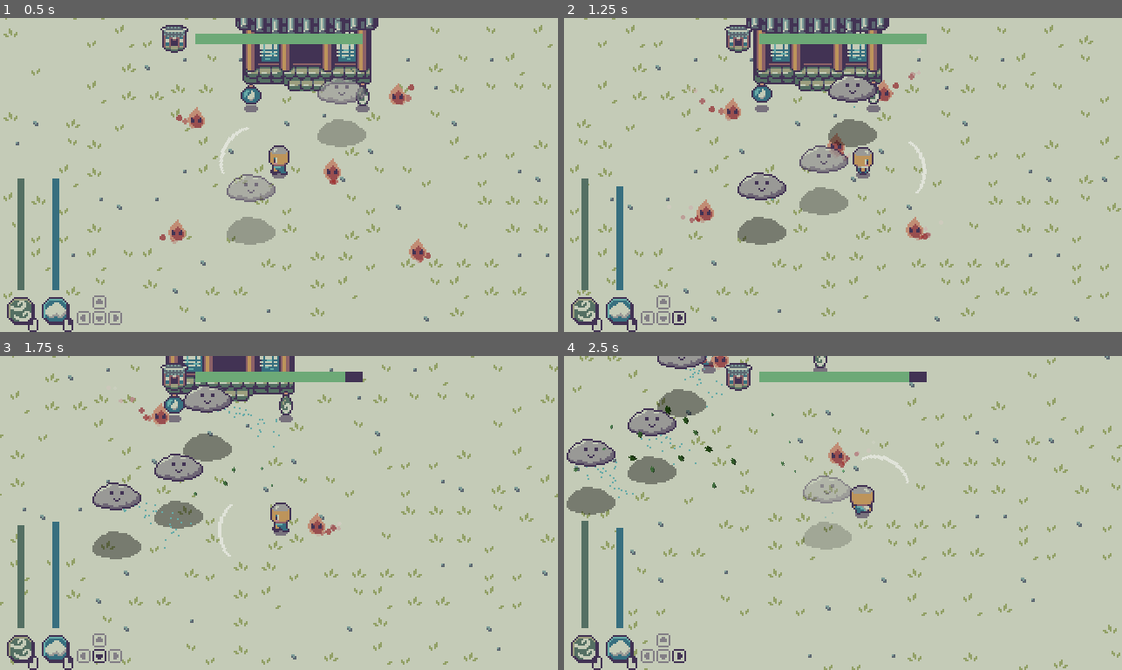
Above: before the commit, frames 1-4 (two rows, left to right).
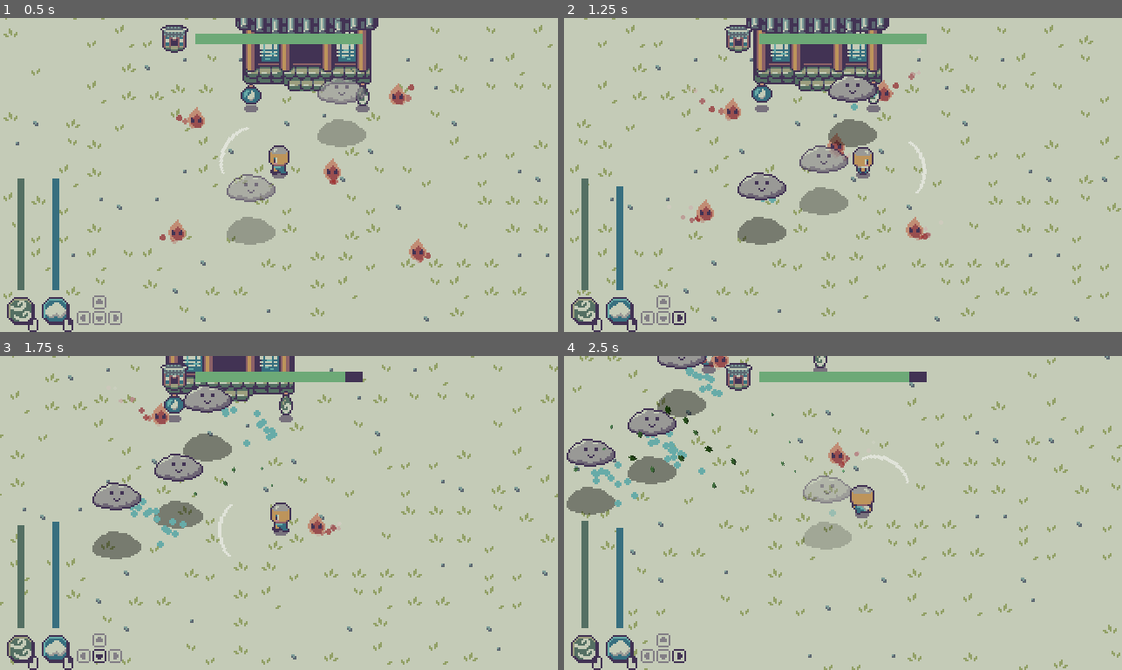
Above: after the commit, the same moments.

Repository: Boyquotes/cloud-keeper
Game: Godot game, scene res://Main.tscn
The game is run twice, just before and just after one commit, with the same random seed, the same clock (stepped at 60 frames per second) and the same inputs.
Inputs (mouse positions are in pixels of both pictures, inside the frame that each line leads up to):
- Up to frame 1 (0.5 s): no input
- Up to frame 2 (1.25 s): move the mouse to (965, 159) at 0.52 s; hold D (move_right) from 0.53 s (still down); tap Space (spawn_cloud) at 0.6 s
- Up to frame 3 (1.75 s): move the mouse to (167, 528) at 1.27 s; release D (move_right) at 1.28 s; hold S (move_down) from 1.28 s (still down); click (167, 528) at 1.35 s
- Up to frame 4 (2.5 s): move the mouse to (898, 443) at 2.02 s; release S (move_down) at 2.03 s; hold D (move_right) from 2.03 s (still down); tap Space (spawn_cloud) at 2.1 s

Frame 1 is identical in both runs. In frame 2, less than 0.1% of the frame differs, in the area x 32-57%, y 24-59%; in frame 3, 0.5%; in frame 4, 0.7%, in the area x 3-49%, y 3-52%.

Commit message:
Updated water particles

Diff:
--- a/src/scenes/cloud/Cloud.tscn
+++ b/src/scenes/cloud/Cloud.tscn
@@ -1,7 +1,8 @@
-[gd_scene load_steps=10 format=2]
+[gd_scene load_steps=11 format=2]
 
 [ext_resource path="res://scenes/cloud/cloud.png" type="Texture" id=1]
 [ext_resource path="res://scenes/cloud/Cloud.gd" type="Script" id=2]
+[ext_resource path="res://scenes/vfx/water_particle.png" type="Texture" id=3]
 
 [sub_resource type="CapsuleShape2D" id=1]
 radius = 8.0
@@ -145,11 +146,12 @@
 
 [node name="Rain" type="Particles2D" parent="."]
 position = Vector2( 0, -25 )
-amount = 40
+amount = 20
 lifetime = 0.6
 visibility_rect = Rect2( -20, -20, 40, 50 )
 local_coords = false
 process_material = SubResource( 2 )
+texture = ExtResource( 3 )
 
 [node name="Sprite" type="Sprite" parent="."]
 position = Vector2( -92, -60 )
Binary file added: src/scenes/vfx/water_particle.png
Not shown, added: src/scenes/vfx/water_particle.png.import
